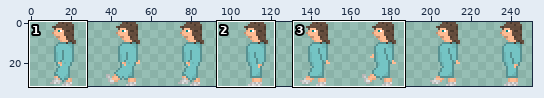
Sprite sheet: Sprites/Characters/NPC_Female4_left.png. Above: a wide view before the commit, with the close-up outlined.
Close-up. As it was:
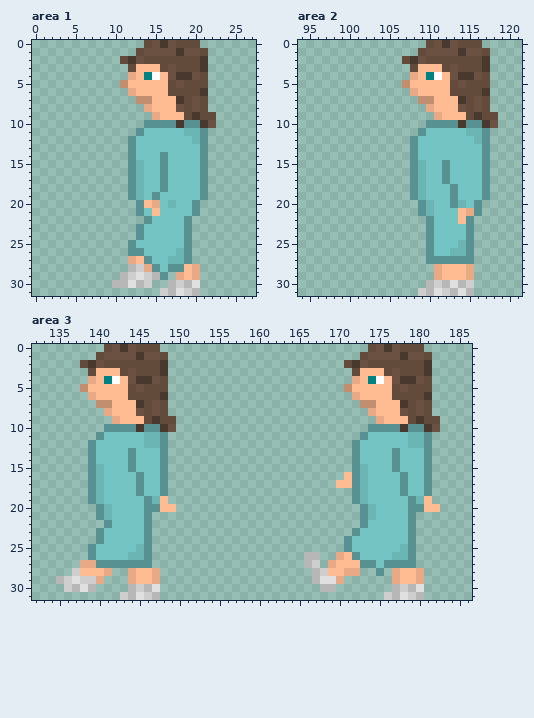
The file is 256x32 pixels. Shown: area 1: x 0..27, y 0..31; area 2: x 94..121, y 0..31; area 3: x 132..186, y 0..31. The wide view leaves out empty margins. The commit also changed other parts of the picture, which this record leaves out.
New version:
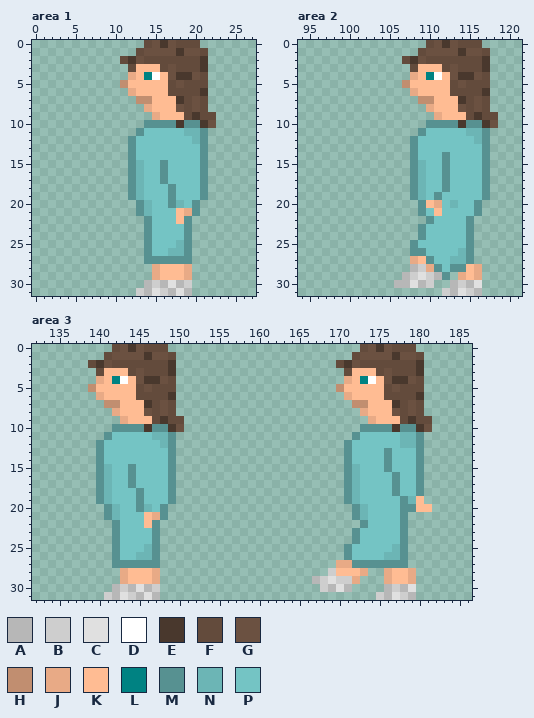
Palette (. is transparent): A #b7b7b7  B #cecece  C #e0e0e0  D #ffffff  E #49382d  F #634b3c  G #6b5141  H #c18e70  J #e8aa86  K #ffbc93  L #008282  M #579191  N #6cb5b5  P #74c4c4
Change:
--- area 1
@@ x 14..18 @@
 13 PPPPP
-14 PPMPP
+14 PPPPP
 15 PPMPP
@@ x 8..22 @@
 17 ....MNPPMPPPPM.
-18 ....MNPPMPPPPM.
-19 ....MNPMPPPPPM.
-20 .....MKJPNPPM..
-21 .....MPKPPPPM..
-22 ......MPPPPM...
-23 .....MPPPPPM...
-24 .....MPPPPPM...
-25 ....MPPPPPPM...
-26 ....MMPPPPNM...
-27 ....JKMPPNNM...
-28 ....ABJMPMMKJ..
-29 ...ABCBAM.JKJ..
-30 ..AACAB..ABAC..
-31 ........BACBA..
+18 ....MNPPPMPPPM.
+19 ....MNPPPMPPPM.
+20 .....MNPPMNPM..
+21 .....MNPPPKJM..
+22 ......MPPPKM...
+23 ......MPPPPM...
+24 ......MPPPPM...
+25 ......MPPPNM...
+26 ......MPPNNM...
+27 ......MMMMMM...
+28 .......JKKKJ...
+29 .......JKKKJ...
+30 ......ABACAB...
+31 .....BACBACA...
--- area 2
@@ x 110..114 @@
 13 PPPPP
-14 PPPPP
+14 PPMPP
 15 PPMPP
@@ x 104..118 @@
 17 ....MNPPMPPPPM.
-18 ....MNPPPMPPPM.
-19 ....MNPPPMPPPM.
-20 .....MNPPMNPM..
-21 .....MNPPPKJM..
-22 ......MPPPKM...
-23 ......MPPPPM...
-24 ......MPPPPM...
-25 ......MPPPNM...
-26 ......MPPNNM...
-27 ......MMMMMM...
-28 .......JKKKJ...
-29 .......JKKKJ...
-30 ......ABACAB...
-31 .....BACBACA...
+18 ....MNPPMPPPPM.
+19 ....MNPMPPPPPM.
+20 .....MKJPNPPM..
+21 .....MPKPPPPM..
+22 ......MPPPPM...
+23 .....MPPPPPM...
+24 .....MPPPPPM...
+25 ....MPPPPPPM...
+26 ....MMPPPPNM...
+27 ....JKMPPNNM...
+28 ....ABJMPMMKJ..
+29 ...ABCBAM.JKJ..
+30 ..AACAB..ABAC..
+31 ........BACBA..
--- area 3
@@ x 132..186 @@
- 0 .........FGEGFFF..........................FGEGFFF......
- 1 ........FGGGGEGGF........................FGGGGEGGF.....
- 2 ......FEGFFFFFFFE......................FEGFFFFFFFE.....
- 3 .......FKKKFGFFFE.......................FKKKFGFFFE.....
- 4 .......JKLDKGEEGF.......................JKLDKGEEGF.....
- 5 ......HKKKKKFGFFF......................HKKKKKFGFFF.....
- 6 .......JKKKKFFFFE.......................JKKKKFFFFE.....
- 7 ........HHKKKEFGF........................HHKKKEFGF.....
- 8 .........JKKKGFGF.........................JKKKGFGF.....
- 9 ..........JKKKFEFF.........................JKKKFEFF....
-10 .........MMMMEMMEG........................MMMMEMMEG....
-11 ........MPPPPPNNM........................MPPPPPNNM.....
-12 .......MPPPPPPNNM.......................MPPPPPPNNM.....
-13 .......MPPPPMPPPM.......................MPPPPMPPPM.....
-14 .......MPPPPMPPPM.......................MPPPPMPPPM.....
-15 .......MNPPPMPPPM.......................MNPPPMPPPM.....
-16 .......MNPPPPMPPM......................KMNPPPPMPPM.....
-17 .......MNPPPPMPPM.....................KKMNPPPPMPPM.....
-18 .......MNPPPPMPPM.......................MNPPPPMPPM.....
-19 .......MNPPPPPMNK.......................MNPPPPPMNK.....
-20 ........MNPPPPMMKK.......................MNPPPPMMKK....
-21 ........MNPPPPM..........................MNPPPPM.......
-22 .........MPPPPM..........................MPPPPPM.......
-23 ........MPPPPPM.........................MPPPPPPM.......
-24 ........MPPPPPM........................MPPPPPPPM.......
-25 .......MPPPPPNM........................MPPPPPPNM.......
-26 .......MPPPPNNM...................AA..JKMPPPPNNM.......
-27 ......JJMMMMMMM...................AB.JKKKMMPMMMM.......
-28 .....BKKKJ..JKKJ...................ABKKJJ..M.JKKJ......
-29 ...ABCBBJ...JKKJ...................ACCJ......JKKJ......
-30 ....BACA....ABAC....................AA.......ABAC......
-31 ...........BACBA............................BACBA......
+ 0 ..........FGEGFFF........................FGEGFFF.......
+ 1 .........FGGGGEGGF......................FGGGGEGGF......
+ 2 .......FEGFFFFFFFE....................FEGFFFFFFFE......
+ 3 ........FKKKFGFFFE.....................FKKKFGFFFE......
+ 4 ........JKLDKGEEGF.....................JKLDKGEEGF......
+ 5 .......HKKKKKFGFFF....................HKKKKKFGFFF......
+ 6 ........JKKKKFFFFE.....................JKKKKFFFFE......
+ 7 .........HHKKKEFGF......................HHKKKEFGF......
+ 8 ..........JKKKGFGF.......................JKKKGFGF......
+ 9 ...........JKKKFEFF.......................JKKKFEFF.....
+10 ..........MMMMEMMEG......................MMMMEMMEG.....
+11 .........MPPPPPNNM......................MPPPPPNNM......
+12 ........MPPPPPPPNM.....................MPPPPPPNNM......
+13 ........MPPPPPPPPM.....................MPPPPMPPPM......
+14 ........MPPPPPPPPM.....................MPPPPMPPPM......
+15 ........MNPPMPPPPM.....................MNPPPMPPPM......
+16 ........MNPPMPPPPM.....................MNPPPPMPPM......
+17 ........MNPPMPPPPM.....................MNPPPPMPPM......
+18 ........MNPPPMPPPM.....................MNPPPPMPPM......
+19 ........MNPPPMPPPM.....................MNPPPPPMNK......
+20 .........MNPPMNPM.......................MNPPPPMMKK.....
+21 .........MNPPPKJM.......................MNPPPPM........
+22 ..........MPPPKM.........................MPPPPM........
+23 ..........MPPPPM........................MPPPPPM........
+24 ..........MPPPPM........................MPPPPPM........
+25 ..........MPPPNM.......................MPPPPPNM........
+26 ..........MPPNNM.......................MPPPPNNM........
+27 ..........MMMMMM......................JJMMMMMMM........
+28 ...........JKKKJ.....................BKKKJ..JKKJ.......
+29 ...........JKKKJ...................ABCBBJ...JKKJ.......
+30 ..........ABACAB....................BACA....ABAC.......
+31 .........BACBACA...........................BACBA.......
Boxes around the changes in both close-ups, in picture pixels (x1, y1, x2, y2):
changed: (160, 152, 168, 160)
changed: (112, 184, 200, 296)
changed: (442, 152, 450, 160)
changed: (394, 184, 482, 296)
changed: (56, 344, 184, 600)
changed: (304, 344, 440, 600)
